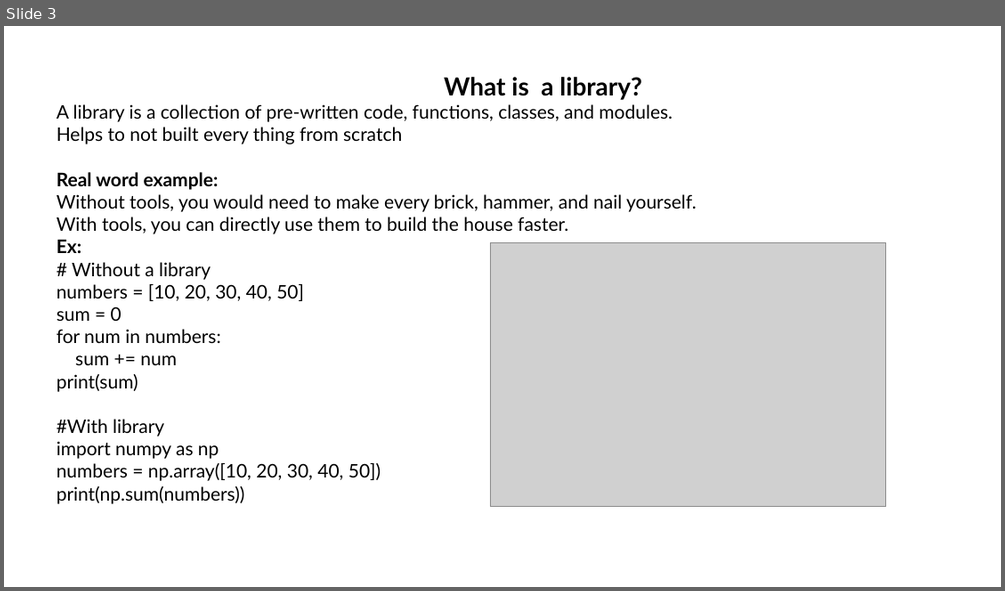
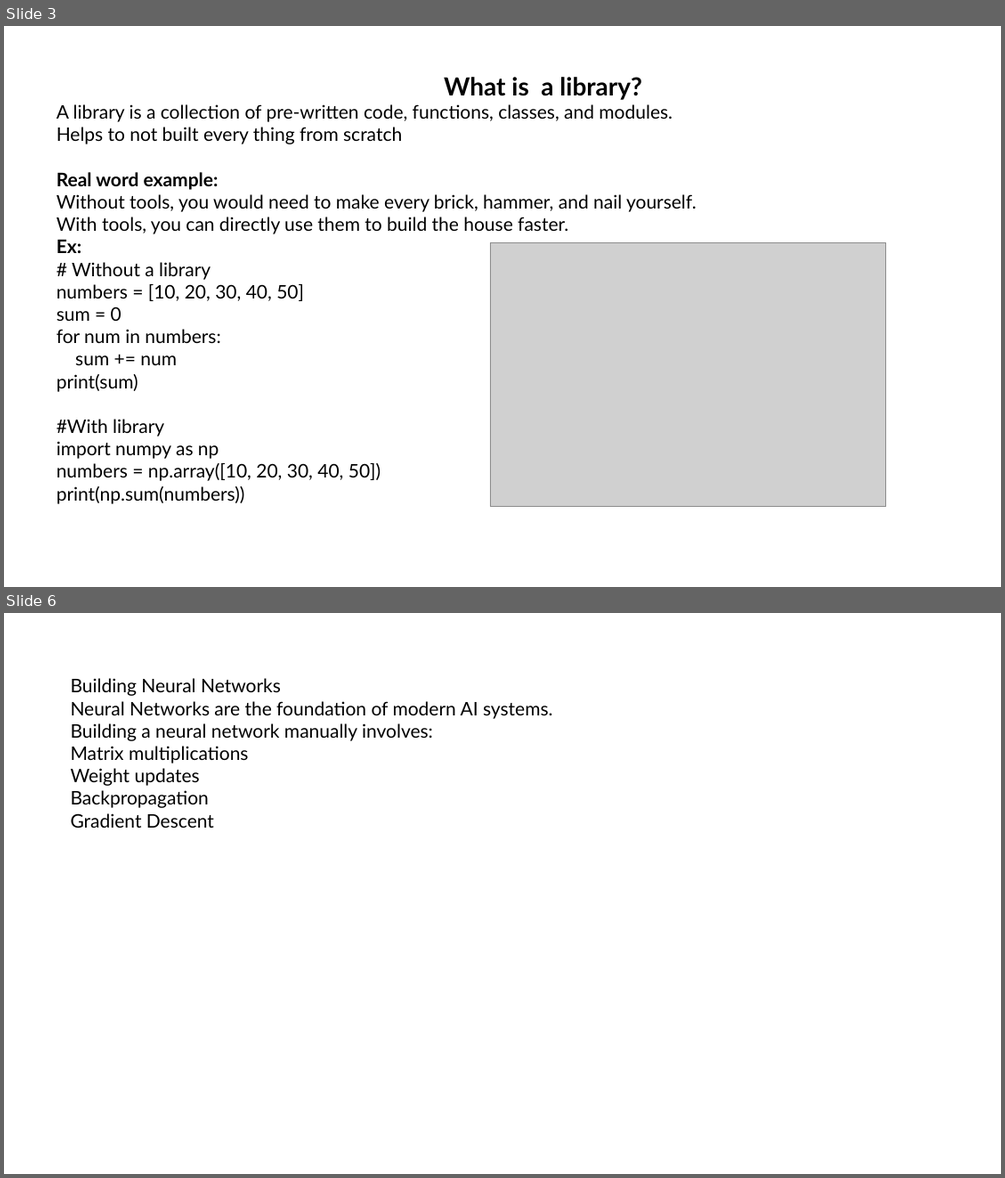
Before and after one commit to srilekhachundu/office_files, a slide deck: Python_Library.pptx. Shown one above the other, each under a label of ours: slide 3 before the commit, slides 3 and 6 after it; the slides between them are not shown. The pictures are 1005x591 and 1005x1178 pixels, drawn with LibreOffice and Linux fonts; fonts in the diff are those of the drawing; grey boxes stand for pictures. Boxes give left, top, right and bottom in pixels: in the first picture for what was removed or moved away, otherwise in the second. Text is boxed around its words. In the diff, an @@ line names an element or a change of style, - is before the commit and + after.

```diff
--- a/Python_Library.pptx
+++ b/Python_Library.pptx
@@ slide 6 added at [4, 613, 1001, 1174], background #FFFFFF @@
@@ text added at [71, 678, 553, 827], 18 pt, text #000000 @@
+Building Neural Networks
+Neural Networks are the foundation of modern AI systems.
+Building a neural network manually involves:
+Matrix multiplications
+Weight updates
+Backpropagation
+Gradient Descent
```
Also in this commit, not shown: 3 other slides added, 1 slide removed.
